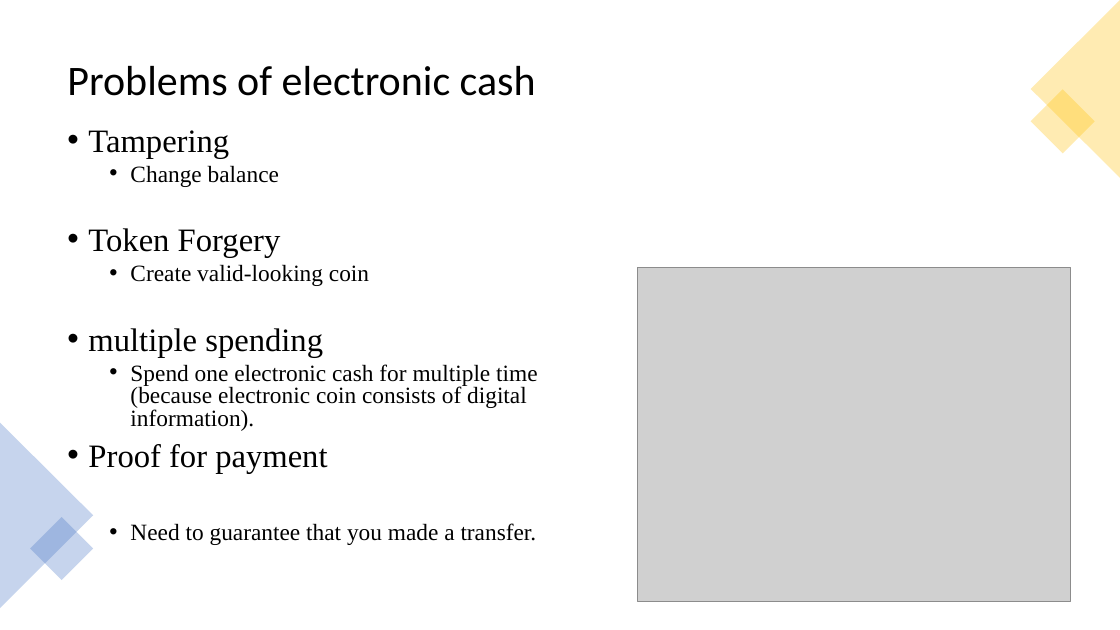
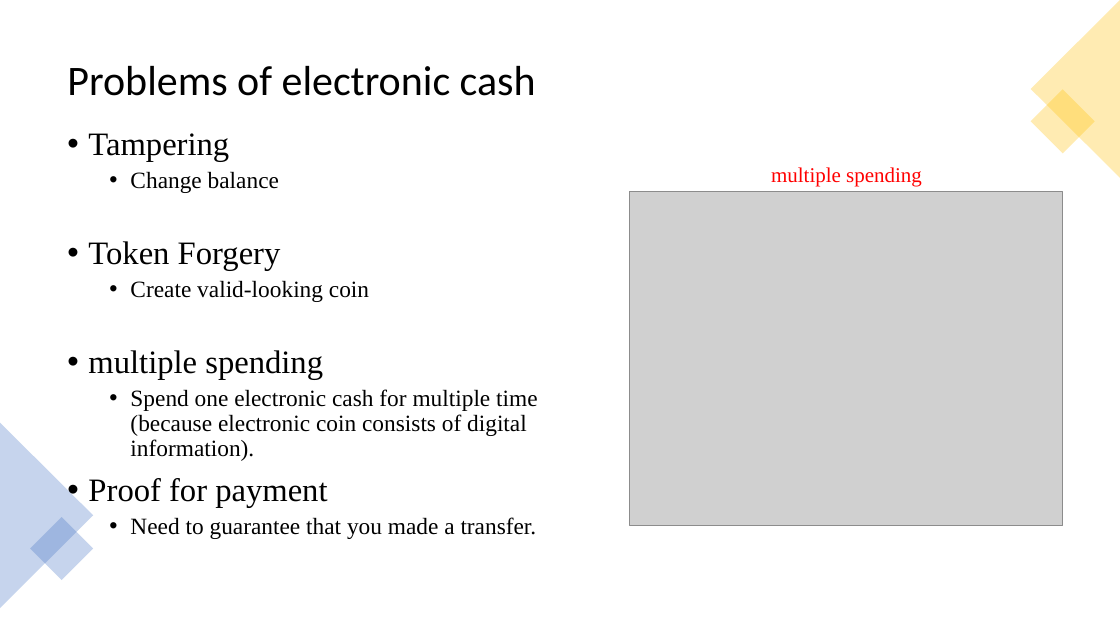
Before and after one commit to hikasenworkspace/stock_study, a slide deck: slide 5 of blockchain/bitcoin.pptx (slide 2 before the commit). Drawn at 1120x630 pixels with LibreOffice and Linux fonts; fonts in the diff are those of the drawing; grey boxes stand for pictures. Boxes give left, top, right and bottom in pixels: in the first picture for what was removed or moved away, otherwise in the second. Text is boxed around its words. In the diff, an @@ line names an element or a change of style, - is before the commit and + after.

```diff
--- a/blockchain/bitcoin.pptx
+++ b/blockchain/bitcoin.pptx
@@ text "Tampering" at bbox=[88, 133, 537, 539]: line spacing 0.8 to 0.9 @@
@@ text added at bbox=[771, 167, 922, 187], 18 pt, text #FF0000 @@
+multiple spending
@@ picture: place and size @@
-picture at bbox=[638, 267, 1070, 602]
+picture at bbox=[630, 192, 1063, 526]
```
Also in this commit, not shown: 9 other slides changed, 3 slides added.
